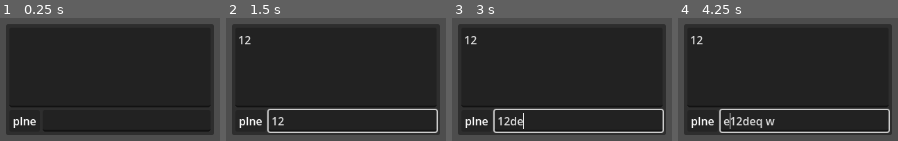
Above: before the commit, frames 1-4 (left to right).
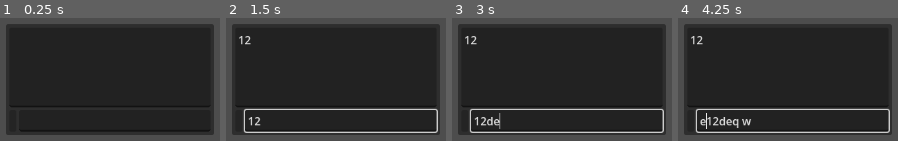
Above: after the commit, the same moments.

Repository: nate-telecomm/cosmoscolonies
Game: Godot game, scene res://chat/chat.tscn
Two runs of this game, one before a commit and one after it. Both use one fixed random seed, a clock stepped at 60 frames per second and the inputs below. This scene is started directly instead of the project's main scene.
Inputs (mouse positions are in pixels of both pictures, inside the frame that each line leads up to):
- Up to frame 1 (0.25 s): no input
- Up to frame 2 (1.5 s): click (336, 67) at 0.52 s; type "12" at 0.6 s; click (353, 121) at 0.75 s; type "12" at 0.83 s; tap Enter at 1.25 s; move the mouse to (outside the picture) at 1.27 s; hold D (right) from 1.28 s (still down); hold E (e) from 1.28 s (still down)
- Up to frame 3 (3 s): tap Q (q) at 1.55, 2.1 s; tap Space (throttle) at 2 s; move the mouse to (outside the picture) at 2.02 s; release D (right) at 2.03 s; release E (e) at 2.03 s; hold S (backward) 2.03-2.78 s; tap E (e) at 2.3 s; tap Enter at 2.75 s; move the mouse to (outside the picture) at 2.77 s; hold D (right) from 2.78 s (still down); hold E (e) from 2.78 s (still down)
- Up to frame 4 (4.25 s): tap Q (q) at 3.05 s; tap Space (throttle) at 3.5 s; move the mouse to (outside the picture) at 3.52 s; release D (right) at 3.53 s; release E (e) at 3.53 s; hold W (forward) from 3.53 s (still down); tap Up (pitch_minus) at 3.6 s; tap E (e) at 3.8 s

The runs differ from the first frame. In frame 1, 0.5% of the frame differs, in the area x 5-20%, y 80-92%; in frame 2, 1.3%; in frame 3, 1.8%; in frame 4, 2.3%, in the area x 5-45%, y 73-94%.

Commit message:
chat added to player and obtains username

Diff:
--- a/chat/chat.gd
+++ b/chat/chat.gd
@@ -5,9 +5,7 @@
 @onready var chat_messager: LineEdit = $MarginContainer/VBoxContainer/HBoxContainer/PanelContainer/MarginContainer/VBoxContainer/HBoxContainer/Messager
 
 func _ready() -> void:
-	#chat_player_name = <username>
-	## Idfk how the network code works so someones gotta get the username on the chat_player_name variable
-	pass
+	chat_player_name.text = GlobalData.username
 
 func _on_messager_text_submitted(new_text: String) -> void:
 	## This is where network code is need to send the message to the server
--- a/chat/chat.tscn
+++ b/chat/chat.tscn
@@ -71,7 +71,6 @@
 
 [node name="PlayerName" type="RichTextLabel" parent="MarginContainer/VBoxContainer/HBoxContainer/PanelContainer/MarginContainer/VBoxContainer/HBoxContainer/PanelContainer/MarginContainer"]
 layout_mode = 2
-text = "plne"
 fit_content = true
 autowrap_mode = 0
 horizontal_alignment = 1
--- a/env.tres
+++ b/env.tres
@@ -31,8 +31,6 @@
 sdfgi_bounce_feedback = 1.99
 sdfgi_cascades = 5
 sdfgi_min_cell_size = 27.7
-sdfgi_cascade0_distance = 1772.8
-sdfgi_max_distance = 56729.6
 glow_enabled = true
 glow_normalized = true
 glow_intensity = 3.01
--- a/main.tscn
+++ b/main.tscn
@@ -1,14 +1,15 @@
-[gd_scene load_steps=47 format=3 uid="uid://dlf5pxog21wtm"]
-
-[ext_resource type="Script" path="res://server_int.gd" id="1_kvpof"]
-[ext_resource type="Script" path="res://player-movement.gd" id="2_c1rg8"]
+[gd_scene load_steps=48 format=3 uid="uid://dlf5pxog21wtm"]
+
+[ext_resource type="Script" uid="uid://cnh78i8vay3mg" path="res://server_int.gd" id="1_kvpof"]
+[ext_resource type="Script" uid="uid://dxql26pflbtdh" path="res://player-movement.gd" id="2_c1rg8"]
 [ext_resource type="Environment" uid="uid://b5s3rlcomeeng" path="res://env.tres" id="2_oxsde"]
-[ext_resource type="Script" path="res://raycamera.gd" id="4_8hk4w"]
+[ext_resource type="Script" uid="uid://3rc31hky466f" path="res://raycamera.gd" id="4_8hk4w"]
 [ext_resource type="Material" uid="uid://ly63p2okmgjs" path="res://assets/materials/metal.tres" id="4_815e3"]
-[ext_resource type="Script" path="res://atmosphere.gd" id="7_f7adk"]
+[ext_resource type="Script" uid="uid://6rq2bmqalfh3" path="res://atmosphere.gd" id="7_f7adk"]
 [ext_resource type="Texture2D" uid="uid://bkmdtlcl1lahk" path="res://assets/images/crosshair.png" id="7_or7bv"]
 [ext_resource type="PackedScene" uid="uid://bjvgeuu0gku40" path="res://ui.tscn" id="7_pvk77"]
 [ext_resource type="AudioStream" uid="uid://58h3h0olprls" path="res://assets/audio/sound2.ogg" id="8_bcgsy"]
+[ext_resource type="PackedScene" uid="uid://cigaeu1ed7nga" path="res://chat/chat.tscn" id="8_dg77c"]
 [ext_resource type="Texture2D" uid="uid://cp6w2aduq5wf1" path="res://assets/images/plne.png" id="9_bknev"]
 [ext_resource type="Material" uid="uid://b27g25vf5s3yf" path="res://assets/materials/plasma.tres" id="11_1hv5g"]
 
@@ -68,6 +69,7 @@
 emission_ring_height = 0.0
 emission_ring_radius = 3.0
 emission_ring_inner_radius = 0.0
+emission_ring_cone_angle = 90.0
 orbit_velocity_min = 9.49949e-08
 orbit_velocity_max = 9.49949e-08
 radial_velocity_min = -2.23517e-05
@@ -184,14 +186,14 @@
 
 [node name="firstperson" type="Camera3D" parent="Player"]
 fov = 70.0
-far = 1.04857e+06
+far = 1048570.0
 
 [node name="raycamera" type="SpringArm3D" parent="Player"]
 spring_length = 3.0
 script = ExtResource("4_8hk4w")
 
 [node name="thirdperson" type="Camera3D" parent="Player/raycamera"]
-far = 1.04857e+06
+far = 1048570.0
 
 [node name="ui" parent="Player" instance=ExtResource("7_pvk77")]
 
@@ -203,6 +205,8 @@
 texture = ExtResource("7_or7bv")
 expand_mode = 1
 stretch_mode = 5
+
+[node name="chat" parent="Player" instance=ExtResource("8_dg77c")]
 
 [node name="Bartholemew" type="StaticBody3D" parent="."]
 transform = Transform3D(80000, 0, 0, 0, 80000, 0, 0, 0, 80000, 360792, 324442, -439914)
@@ -226,8 +230,8 @@
 shadow_blur = 6.188
 distance_fade_enabled = true
 distance_fade_begin = 30.0
-distance_fade_shadow = 3e+06
-distance_fade_length = 2e+06
+distance_fade_shadow = 3000000.0
+distance_fade_length = 2000000.0
 omni_range = 9.22337e+18
 omni_attenuation = -0.152
 omni_shadow_mode = 0
@@ -281,6 +285,7 @@
 emission_ring_height = 0.0
 emission_ring_radius = 0.2
 emission_ring_inner_radius = 0.0
+emission_ring_cone_angle = 90.0
 direction = Vector3(0, 0, 0)
 gravity = Vector3(0, 0, 0)
 
@@ -322,6 +327,7 @@
 emission_ring_height = 0.0
 emission_ring_radius = 1.0
 emission_ring_inner_radius = 0.0
+emission_ring_cone_angle = 90.0
 direction = Vector3(0, 0, 0)
 spread = 0.0
 gravity = Vector3(0, 0, 0)
Not shown: 2 places in main.tscn that only renumber resources
